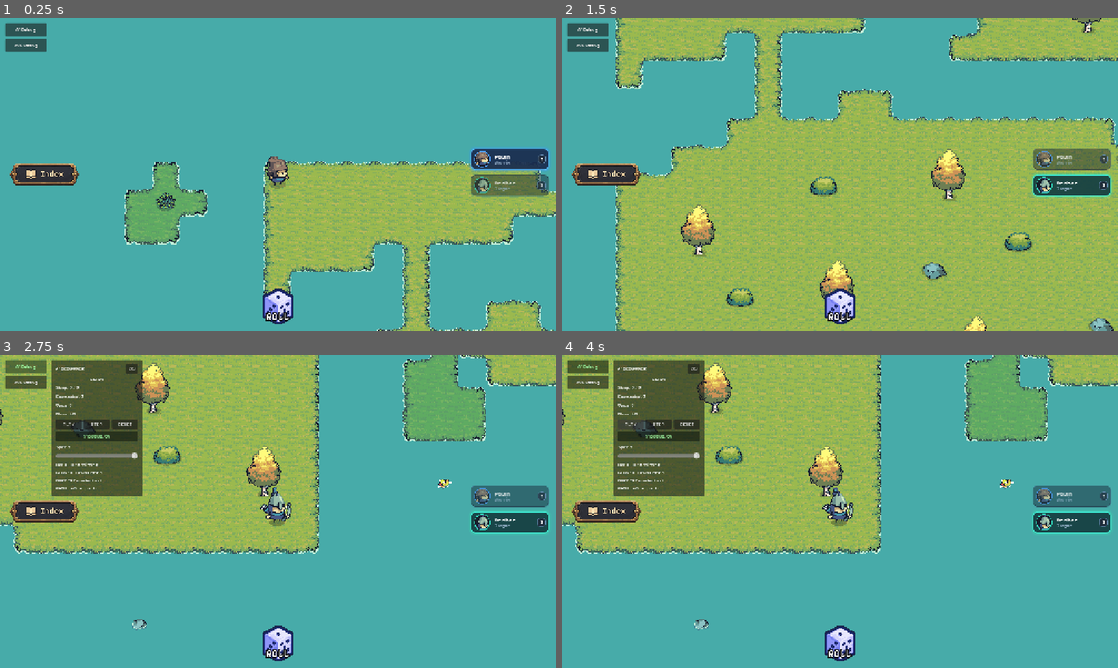
Above: before the commit, frames 1-4 (two rows, left to right).
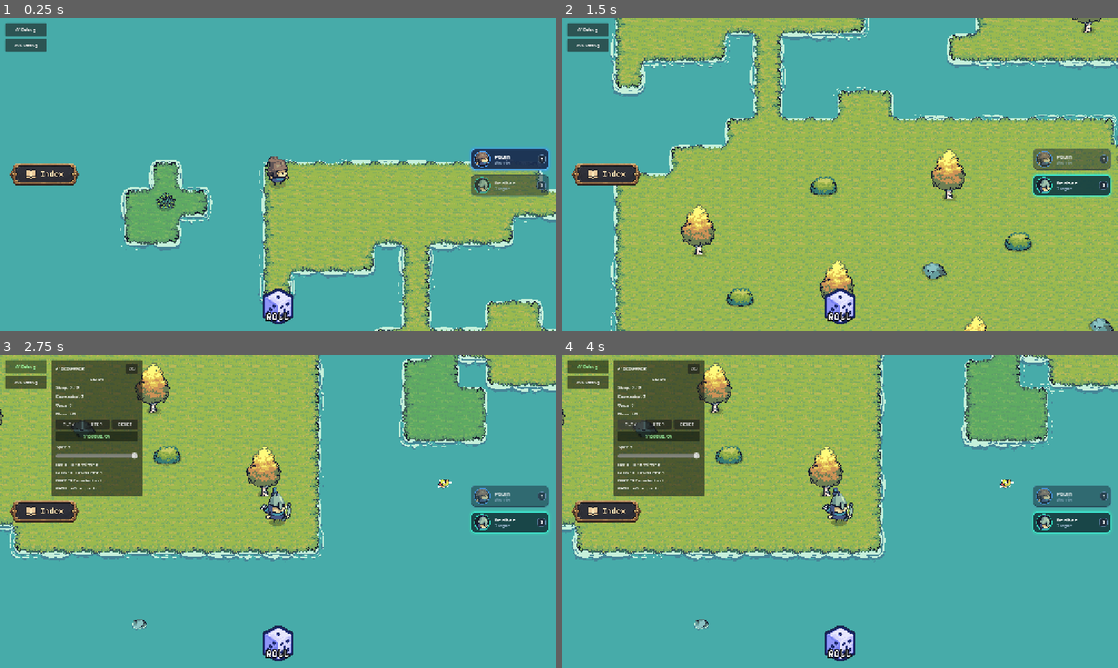
Above: after the commit, the same moments.

Repository: voltrise/project-a
Game: Godot game, scene res://Map Lobby.tscn
Two runs of this game, one before a commit and one after it. Both use one fixed random seed, a clock stepped at 60 frames per second and the inputs below. Sound files missing from this copy of the repository are replaced by a short silence.
Inputs (mouse positions are in pixels of both pictures, inside the frame that each line leads up to):
- Up to frame 1 (0.25 s): no input
- Up to frame 2 (1.5 s): click (1073, 158) at 0.5 s; click (1073, 183) at 1.25 s
- Up to frame 3 (2.75 s): click "A* Debug" at 2 s
- Up to frame 4 (4 s): click "PLAY" at 2.75 s; click "PLAY" at 3.5 s

The runs differ from the first frame. In frame 1, 1.7% of the frame differs, in the area x 21-100%, y 45-100%; in frame 2, 2.0%, in the area x 8-100%, y 0-100%; in frame 3, 1.8%; in frame 4, 2.0%.

Commit message:
feat: add water foam animation and change water collision from water solid to transparant.png

Diff:
--- a/Map Lobby.tscn
+++ b/Map Lobby.tscn
@@ -28,6 +28,8 @@
 [ext_resource type="Script" uid="uid://c88b30ksxuls8" path="res://npc_spawner.gd" id="27_spawner"]
 [ext_resource type="PackedScene" uid="uid://d3y7x7q8yab6o" path="res://index_ui.tscn" id="28_index_ui"]
 [ext_resource type="PackedScene" uid="uid://b52y1ubvjgqw3" path="res://assets/building/portal/portal.tscn" id="29_vuwmo"]
+[ext_resource type="PackedScene" path="res://water_foam.tscn" id="30_water_foam"]
+[ext_resource type="Texture2D" uid="uid://bxqqa6hap2816" path="res://transparent_tile.png" id="31_trans"]
 
 [sub_resource type="RectangleShape2D" id="RectangleShape2D_rlt5j"]
 size = Vector2(32, 24)
@@ -72,7 +74,7 @@
 0:0/0/physics_layer_0/polygon_0/points = PackedVector2Array(-32, -32, 32, -32, 32, 32, -32, 32)
 
 [sub_resource type="TileSetAtlasSource" id="TileSetAtlasSource_mmo0x"]
-texture = ExtResource("1_sliec")
+texture = ExtResource("31_trans")
 texture_region_size = Vector2i(64, 64)
 0:0/0 = 0
 0:0/0/physics_layer_0/polygon_0/points = PackedVector2Array(-32, -32, 32, -32, 32, 32, -32, 32)
@@ -494,10 +496,12 @@
 script = ExtResource("25_party_ui")
 
 [node name="Water_Background" type="TileMapLayer" parent="Node2D" unique_id=1323021561]
-z_index = -1
+z_index = -2
 texture_filter = 1
 tile_map_data = PackedByteArray("AAAAAAEAAQAAAAAAAAAAAAIAAQAAAAAAAAAAAAMAAQAAAAAAAAAAAAQAAQAAAAAAAAAAAAUAAQAAAAAAAAAAAA …(53520 unchanged characters)…
 tile_set = SubResource("TileSet_iwy37")
+
+[node name="WaterFoam" parent="Node2D" instance=ExtResource("30_water_foam")]
 
 [node name="Ground" type="TileMapLayer" parent="Node2D" unique_id=1236219491]
 texture_filter = 1
--- /dev/null
+++ b/water_foam.gd
@@ -0,0 +1,156 @@
+class_name WaterFoam
+extends Node2D
+
+## Water Foam Manager
+## Mengikuti panduan resmi Tiny Swords:
+## Sprite Water Foam dirancang bekerja dengan konfigurasi yang sama seperti Shadow
+## (efektif berukuran 128x128 pada grid 64x64 sehingga tepian buih overlap ~32px ke arah air).
+## Karena kanvas bawaan 'Water Foam.png' adalah 192x192 dengan visual buih ~84px,
+## skala default 1.5x (84 * 1.5 = 126px) memberikan overlap 31-32px persis seperti di panduan.
+
+enum PlacementMode {
+	COASTLINE_LAND,    ## Ditempatkan di tile daratan tepi pantai (overlap keluar ke arah air)
+	SURROUNDING_WATER  ## Ditempatkan di tile air yang mengelilingi daratan
+}
+
+@export var foam_scale: float = 1.0
+@export var animation_fps: float = 10.0
+@export var placement_mode: PlacementMode = PlacementMode.COASTLINE_LAND
+@export var ground_path: NodePath = NodePath("../Ground")
+@export var deco_ground_path: NodePath = NodePath("../Deco_Ground")
+@export var randomize_start_frame: bool = true
+@export var auto_generate: bool = true
+@export var foam_offset: Vector2 = Vector2.ZERO
+
+var _sprite_frames: SpriteFrames = null
+var _foam_texture: Texture2D = null
+
+func _ready() -> void:
+	z_index = -1
+	texture_filter = CanvasItem.TEXTURE_FILTER_NEAREST
+	if auto_generate:
+		generate_foam()
+
+func _ensure_resources() -> void:
+	if _foam_texture == null:
+		if ResourceLoader.exists("res://Tiny Swords (Free Pack)/Terrain/Tileset/Water Foam.png"):
+			_foam_texture = load("res://Tiny Swords (Free Pack)/Terrain/Tileset/Water Foam.png") as Texture2D
+		else:
+			push_error("WaterFoam: 'Water Foam.png' not found!")
+			return
+
+	if _sprite_frames == null and _foam_texture != null:
+		_sprite_frames = SpriteFrames.new()
+		if not _sprite_frames.has_animation("default"):
+			_sprite_frames.add_animation("default")
+		_sprite_frames.clear("default")
+		_sprite_frames.set_animation_speed("default", animation_fps)
+		_sprite_frames.set_animation_loop("default", true)
+
+		# Water Foam is 3072x192 with 16 frames of 192x192
+		for i in range(16):
+			var at := AtlasTexture.new()
+			at.atlas = _foam_texture
+			at.region = Rect2(i * 192, 0, 192, 192)
+			_sprite_frames.add_frame("default", at)
+
+func clear_foam() -> void:
+	for child in get_children():
+		child.queue_free()
+
+func generate_foam() -> void:
+	_ensure_resources()
+	if _sprite_frames == null:
+		push_error("WaterFoam: SpriteFrames could not be initialized.")
+		return
+
+	# Clear any previous foam sprites immediately
+	for child in get_children():
+		child.free()
+
+	# Ensure any water obstacles at z_index > -1 don't occlude the foam
+	var obstacle_layer: TileMapLayer = get_node_or_null(NodePath("../Obstacles")) as TileMapLayer
+	if obstacle_layer == null and get_parent() != null:
+		obstacle_layer = get_parent().get_node_or_null("Obstacles") as TileMapLayer
+	if obstacle_layer and obstacle_layer.tile_set:
+		var ts = obstacle_layer.tile_set
+		for i in ts.get_source_count():
+			var sid = ts.get_source_id(i)
+			var src = ts.get_source(sid)
+			if src is TileSetAtlasSource and src.texture:
+				if "Water Background" in src.texture.resource_path:
+					if ResourceLoader.exists("res://transparent_tile.png"):
+						src.texture = load("res://transparent_tile.png")
+					else:
+						var img = Image.create_empty(64, 64, false, Image.FORMAT_RGBA8)
+						src.texture = ImageTexture.create_from_image(img)
+
+	var ground_layer: TileMapLayer = get_node_or_null(ground_path) as TileMapLayer
+	if ground_layer == null and get_parent() != null:
+		ground_layer = get_parent().get_node_or_null("Ground") as TileMapLayer
+
+	if ground_layer == null:
+		push_error("WaterFoam: Ground TileMapLayer not found!")
+		return
+
+	var deco_layer: TileMapLayer = get_node_or_null(deco_ground_path) as TileMapLayer
+	if deco_layer == null and get_parent() != null:
+		deco_layer = get_parent().get_node_or_null("Deco_Ground") as TileMapLayer
+
+	# 1. Collect all land tiles (Ground + Deco_Ground)
+	var land_cells: Dictionary = {}
+	for c in ground_layer.get_used_cells():
+		land_cells[c] = true
+	if deco_layer:
+		for c in deco_layer.get_used_cells():
+			land_cells[c] = true
+
+	# 2. Check 8-way neighbors to identify boundary tiles
+	var offsets := [
+		Vector2i(-1, -1), Vector2i(0, -1), Vector2i(1, -1),
+		Vector2i(-1,  0),                   Vector2i(1,  0),
+		Vector2i(-1,  1), Vector2i(0,  1), Vector2i(1,  1)
+	]
+
+	var target_cells: Dictionary = {}
+
+	if placement_mode == PlacementMode.COASTLINE_LAND:
+		for cell in land_cells.keys():
+			for offset in offsets:
+				if not land_cells.has(cell + offset):
+					target_cells[cell] = true
+					break
+	else:
+		# PlacementMode.SURROUNDING_WATER:
+		for cell in land_cells.keys():
+			for offset in offsets:
+				var neighbor: Vector2i = cell + offset
+				if not land_cells.has(neighbor):
+					target_cells[neighbor] = true
+
+	var spawned_count := 0
+	for cell in target_cells.keys():
+		var asp := AnimatedSprite2D.new()
+		asp.texture_filter = CanvasItem.TEXTURE_FILTER_NEAREST
+		asp.sprite_frames = _sprite_frames
+		asp.animation = &"default"
+		asp.scale = Vector2(foam_scale, foam_scale)
+
+		# Align with center of grid cell
+		var cell_world_pos: Vector2 = ground_layer.to_global(ground_layer.map_to_local(cell))
+		asp.position = to_local(cell_world_pos) + foam_offset
+
+		if randomize_start_frame:
+			var random_frame: int = randi() % 16
+			var random_progress: float = randf()
+			asp.set_frame_and_progress(random_frame, random_progress)
+
+		asp.play("default")
+		add_child(asp)
+		spawned_count += 1
+
+	print("[WaterFoam] Successfully spawned %d animated foam sprites (mode: %s, scale: %.2f)." % [
+		spawned_count,
+		"COASTLINE_LAND" if placement_mode == PlacementMode.COASTLINE_LAND else "SURROUNDING_WATER",
+		foam_scale
+	])
--- /dev/null
+++ b/water_foam.tscn
@@ -0,0 +1,8 @@
+[gd_scene format=3]
+
+[ext_resource type="Script" path="res://water_foam.gd" id="1_water_foam"]
+
+[node name="WaterFoam" type="Node2D"]
+z_index = -1
+texture_filter = 1
+script = ExtResource("1_water_foam")
Binary file added: transparent_tile.png
Not shown, added: transparent_tile.png.import
Not shown, added: water_foam.gd.uid
